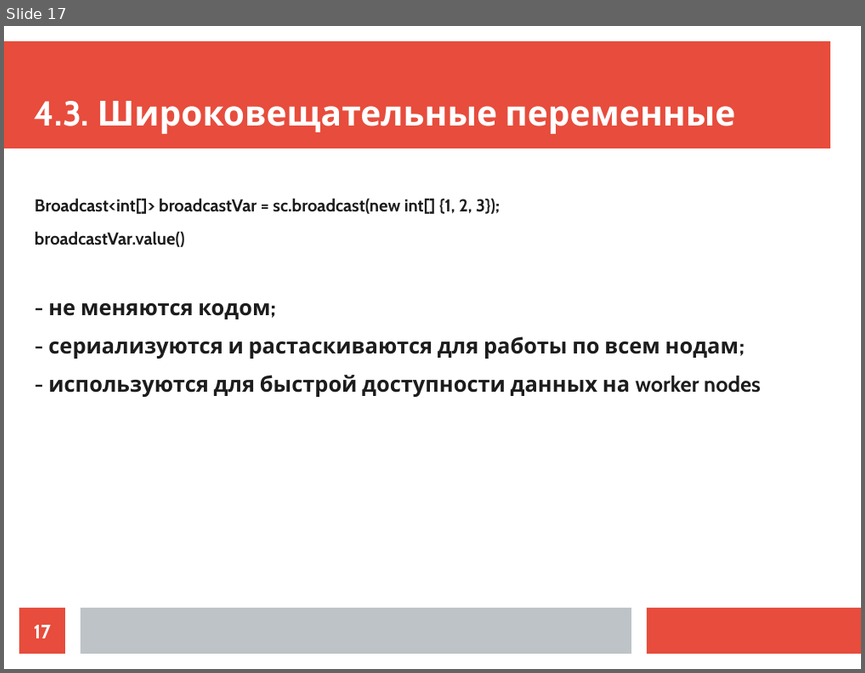
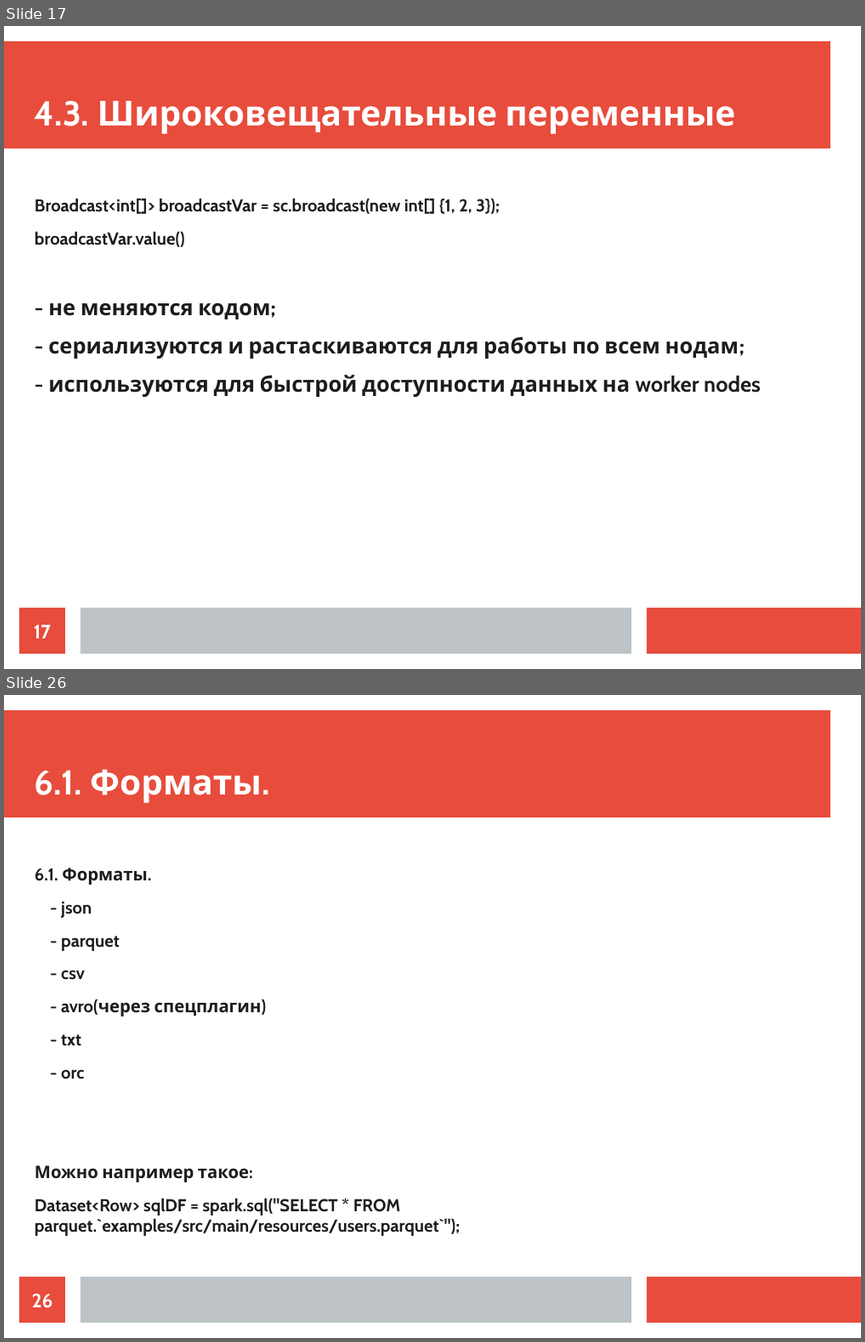
Before and after one commit to ilya1st/spark-samples, a slide deck: report_plan/report.odp. Shown one above the other, each under a label of ours: slide 17 before the commit, slides 17 and 26 after it; the slides between them are not shown. The pictures are 865x673 and 865x1342 pixels, drawn with LibreOffice and Linux fonts; fonts in the diff are those of the drawing. Boxes give left, top, right and bottom in pixels: in the first picture for what was removed or moved away, otherwise in the second. Text is boxed around its words. In the diff, an @@ line names an element or a change of style, - is before the commit and + after.

```diff
--- a/report_plan/report.odp
+++ b/report_plan/report.odp
@@ slide 26 added at box(4, 695, 861, 1338), background #FFFFFF; not listed: 3 template elements that a slide beside it also shows @@
@@ title added at box(35, 769, 262, 803), 32 pt, text #FFFFFF, bold @@
+6.1. Форматы.
@@ text added at box(35, 868, 460, 1236), 16 pt, text #1C1C1C, bold @@
+6.1. Форматы.
+- json
+- parquet
+- csv
+- avro(через спецплагин)
+- txt
+- orc
+Можно например такое:
+Dataset<Row> sqlDF = spark.sql("SELECT * FROM parquet.`examples/src/main/resources/users.parquet`");
@@ page number added at box(19, 1276, 65, 1322), fill #E74C3C, 18 pt, text #FFFFFF, bold @@
+26
```
Also in this commit, not shown: 3 slides changed, 12 other slides added, 6 slides removed, 2 other files.
